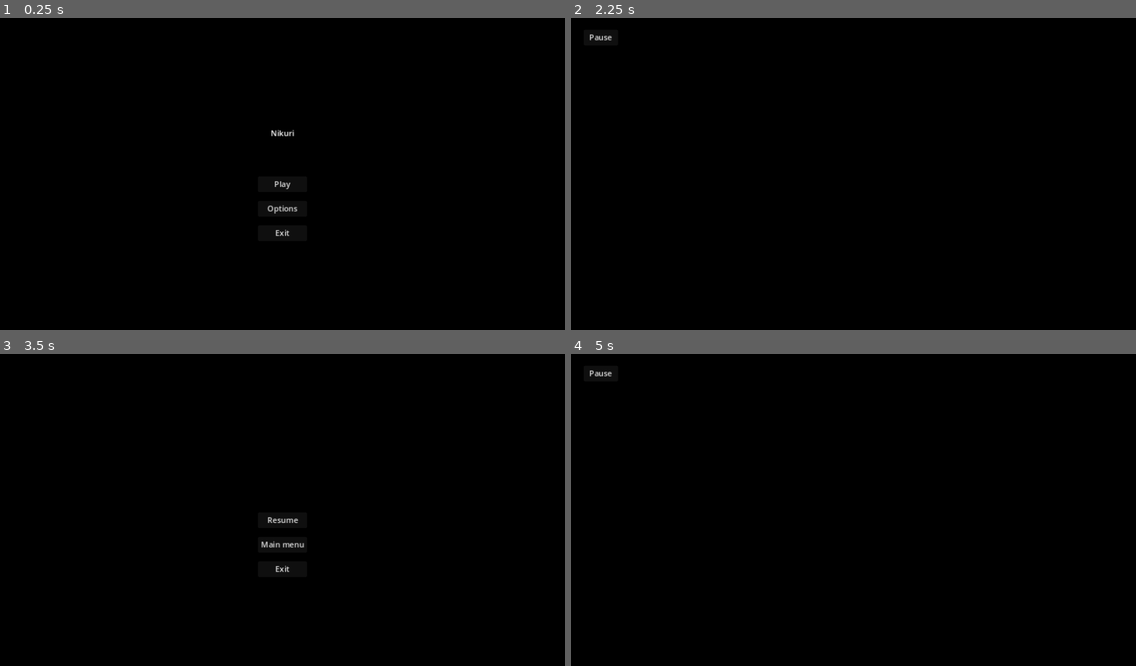
Above: before the commit, frames 1-4 (two rows, left to right).
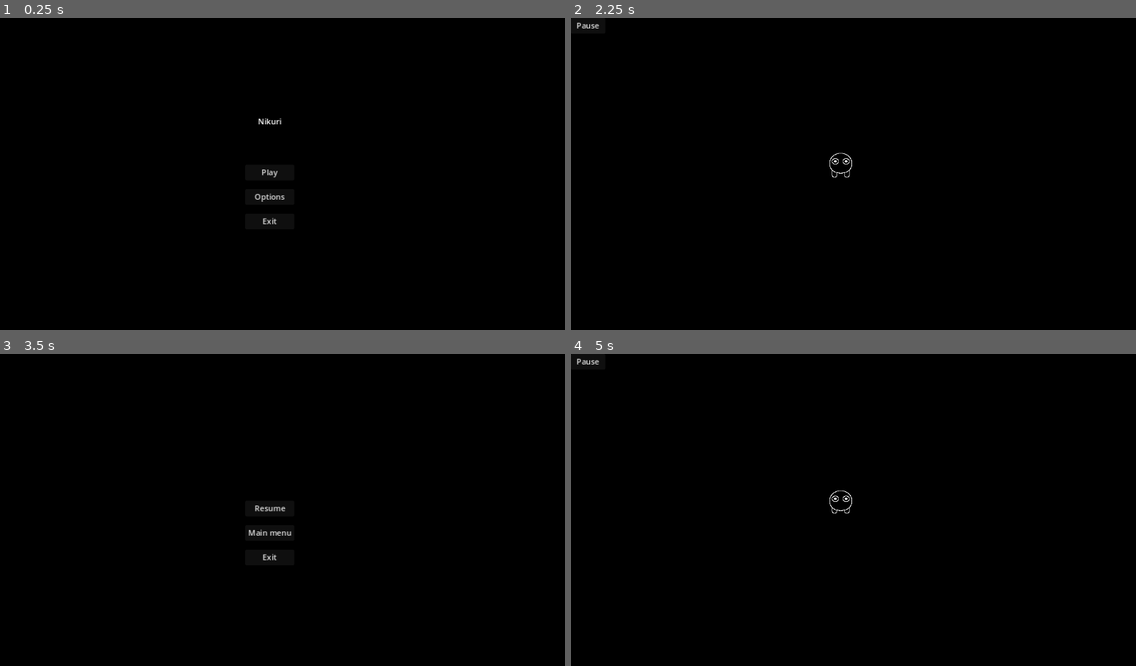
Above: after the commit, the same moments.

Repository: ondhan/nikuri
Game: Godot game, scene res://main_menu/main_menu.tscn
The game is run twice, just before and just after one commit, with the same random seed, the same clock (stepped at 60 frames per second) and the same inputs.
Inputs:
- Up to frame 1 (0.25 s): no input
- Up to frame 2 (2.25 s): click "Options" at 0.5 s; click "Back" at 1.25 s; click "Play" at 2 s
- Up to frame 3 (3.5 s): click "Pause" at 2.75 s
- Up to frame 4 (5 s): click "Main menu" at 3.5 s; click "Play" at 4.25 s

The runs differ from the first frame. In frame 1, 0.4% of the frame differs, in the area x 45-53%, y 32-70%; in frame 2, 0.2%; in frame 3, 0.4%; in frame 4, 0.2%.

Commit message:
Update 6 - player
- changed all screen views to default parameters
- added a player character with idle and movement animations
- added player movement control

Diff:
--- a/game_screen/game_screen.gd
+++ b/game_screen/game_screen.gd
@@ -1,9 +1,9 @@
 extends Node2D
 
 
-# Called when the node enters the scene tree for the first time.
+# called when the node enters the scene tree for the first time
 func _ready() -> void:
-	self.position = get_viewport_rect().size/2
+	pass
 
 
 # Called every frame. 'delta' is the elapsed time since the previous frame.
--- a/game_screen/game_screen.tscn
+++ b/game_screen/game_screen.tscn
@@ -1,9 +1,129 @@
-[gd_scene load_steps=3 format=3 uid="uid://djbvvtdb2q3hi"]
+[gd_scene load_steps=24 format=3 uid="uid://djbvvtdb2q3hi"]
 
 [ext_resource type="Script" path="res://game_screen/game_screen.gd" id="1_10y4f"]
+[ext_resource type="Script" path="res://game_screen/player.gd" id="2_2qj2a"]
 [ext_resource type="Script" path="res://game_screen/pause_screen.gd" id="2_boxpe"]
+[ext_resource type="Texture2D" uid="uid://beyx2gh8ex3yv" path="res://animations/nikuri/idle_down_1.png" id="3_vtwxv"]
+[ext_resource type="Texture2D" uid="uid://ybwygu7j4dyh" path="res://animations/nikuri/idle_down_2.png" id="4_a7lw7"]
+[ext_resource type="Texture2D" uid="uid://qw410us41lof" path="res://animations/nikuri/idle_down_3.png" id="5_nsvxn"]
+[ext_resource type="Texture2D" uid="uid://c328062qwcn8d" path="res://animations/nikuri/idle_left_1.png" id="8_bnvgw"]
+[ext_resource type="Texture2D" uid="uid://ubwkwlrjwd6y" path="res://animations/nikuri/idle_left_2.png" id="9_d7iuq"]
+[ext_resource type="Texture2D" uid="uid://bdoiwy5g26mu8" path="res://animations/nikuri/idle_up_1.png" id="9_fmf67"]
+[ext_resource type="Texture2D" uid="uid://cr8w7q0gpcgfs" path="res://animations/nikuri/idle_up_2.png" id="10_gll2u"]
+[ext_resource type="Texture2D" uid="uid://dyl0tadoarnxr" path="res://animations/nikuri/idle_left_3.png" id="10_qosl1"]
+[ext_resource type="Texture2D" uid="uid://c82l76juccawk" path="res://animations/nikuri/idle_up_3.png" id="11_3oboi"]
+[ext_resource type="Texture2D" uid="uid://brdqlo1fk3wo2" path="res://animations/nikuri/move_down_1.png" id="12_wsqfh"]
+[ext_resource type="Texture2D" uid="uid://o3n73sj7tj3g" path="res://animations/nikuri/move_down_2.png" id="13_7lyxb"]
+[ext_resource type="Texture2D" uid="uid://cuecw0bs2onnu" path="res://animations/nikuri/move_down_3.png" id="14_vm4ey"]
+[ext_resource type="Texture2D" uid="uid://cu0n3r8cmi6gy" path="res://animations/nikuri/move_left_1.png" id="17_kl3jg"]
+[ext_resource type="Texture2D" uid="uid://bdbf6rm0cjwwk" path="res://animations/nikuri/move_left_2.png" id="18_o453r"]
+[ext_resource type="Texture2D" uid="uid://boid02l0ul18w" path="res://animations/nikuri/move_up_1.png" id="18_r0opt"]
+[ext_resource type="Texture2D" uid="uid://ba6luu07nbii4" path="res://animations/nikuri/move_left_3.png" id="19_a3m8v"]
+[ext_resource type="Texture2D" uid="uid://6t2lu5dbq6uu" path="res://animations/nikuri/move_up_2.png" id="19_yaop3"]
+[ext_resource type="Texture2D" uid="uid://cclohf6wfikvs" path="res://animations/nikuri/move_up_3.png" id="20_drd7r"]
+
+[sub_resource type="SpriteFrames" id="SpriteFrames_ix62d"]
+animations = [{
+"frames": [{
+"duration": 1.0,
+"texture": ExtResource("3_vtwxv")
+}, {
+"duration": 1.0,
+"texture": ExtResource("4_a7lw7")
+}, {
+"duration": 1.0,
+"texture": ExtResource("3_vtwxv")
+}, {
+"duration": 1.0,
+"texture": ExtResource("5_nsvxn")
+}],
+"loop": true,
+"name": &"idle_down",
+"speed": 5.0
+}, {
+"frames": [{
+"duration": 1.0,
+"texture": ExtResource("8_bnvgw")
+}, {
+"duration": 1.0,
+"texture": ExtResource("9_d7iuq")
+}, {
+"duration": 1.0,
+"texture": ExtResource("8_bnvgw")
+}, {
+"duration": 1.0,
+"texture": ExtResource("10_qosl1")
+}],
+"loop": true,
+"name": &"idle_left",
+"speed": 5.0
+}, {
+"frames": [{
+"duration": 1.0,
+"texture": ExtResource("9_fmf67")
+}, {
+"duration": 1.0,
+"texture": ExtResource("10_gll2u")
+}, {
+"duration": 1.0,
+"texture": ExtResource("9_fmf67")
+}, {
+"duration": 1.0,
+"texture": ExtResource("11_3oboi")
+}],
+"loop": true,
+"name": &"idle_up",
+"speed": 5.0
+}, {
+"frames": [{
+"duration": 1.0,
+"texture": ExtResource("12_wsqfh")
+}, {
+"duration": 1.0,
+"texture": ExtResource("13_7lyxb")
+}, {
+"duration": 1.0,
+"texture": ExtResource("14_vm4ey")
+}],
+"loop": true,
+"name": &"move_down",
+"speed": 5.0
+}, {
+"frames": [{
+"duration": 1.0,
+"texture": ExtResource("17_kl3jg")
+}, {
+"duration": 1.0,
+"texture": ExtResource("18_o453r")
+}, {
+"duration": 1.0,
+"texture": ExtResource("19_a3m8v")
+}],
+"loop": true,
+"name": &"move_left",
+"speed": 5.0
+}, {
+"frames": [{
+"duration": 1.0,
+"texture": ExtResource("18_r0opt")
+}, {
+"duration": 1.0,
+"texture": ExtResource("19_yaop3")
+}, {
+"duration": 1.0,
+"texture": ExtResource("20_drd7r")
+}],
+"loop": true,
+"name": &"move_up",
+"speed": 5.0
+}]
+
+[sub_resource type="CapsuleShape2D" id="CapsuleShape2D_12a6m"]
+radius = 24.0
+height = 50.0
 
 [node name="GameScreen" type="Node2D"]
+position = Vector2(550, 300)
 script = ExtResource("1_10y4f")
 
 [node name="ColorRect" type="ColorRect" parent="."]
@@ -33,6 +153,18 @@
 grow_vertical = 2
 text = "Pause"
 
+[node name="Player" type="Area2D" parent="."]
+script = ExtResource("2_2qj2a")
+metadata/_edit_group_ = true
+
+[node name="AnimatedSprite2D" type="AnimatedSprite2D" parent="Player"]
+sprite_frames = SubResource("SpriteFrames_ix62d")
+animation = &"idle_left"
+autoplay = "idle_down"
+
+[node name="CollisionShape2D" type="CollisionShape2D" parent="Player"]
+shape = SubResource("CapsuleShape2D_12a6m")
+
 [node name="PauseScreen" type="Node2D" parent="."]
 process_mode = 2
 visible = false
--- a/game_screen/pause_screen.gd
+++ b/game_screen/pause_screen.gd
@@ -4,7 +4,7 @@
 
 # Called when the node enters the scene tree for the first time.
 func _ready() -> void:
-	pass # Replace with function body.
+	pass
 
 
 func _input(event):
--- /dev/null
+++ b/game_screen/player.gd
@@ -0,0 +1,58 @@
+extends Area2D
+
+
+@export var speed = 400 # how fast the player will move (pixels/sec)
+var screen_size # size of the game window
+var last_move_anim # last movement animation used
+
+
+# Called when the node enters the scene tree for the first time.
+func _ready() -> void:
+	screen_size = get_viewport_rect().size
+
+
+# Called every frame. 'delta' is the elapsed time since the previous frame.
+func _process(delta: float) -> void:
+	var velocity = Vector2.ZERO # The player's movement vector.
+	if Input.is_action_pressed("move_right"):
+		velocity.x += 1
+	if Input.is_action_pressed("move_left"):
+		velocity.x -= 1
+	if Input.is_action_pressed("move_down"):
+		velocity.y += 1
+	if Input.is_action_pressed("move_up"):
+		velocity.y -= 1
+
+	if velocity.length() > 0:
+		velocity = velocity.normalized() * speed
+		$AnimatedSprite2D.play()
+	else:
+		if last_move_anim == "right":
+			$AnimatedSprite2D.animation = "idle_left"
+		elif last_move_anim == "left":
+			$AnimatedSprite2D.animation = "idle_left"
+		elif last_move_anim == "down":
+			$AnimatedSprite2D.animation = "idle_down"
+		elif last_move_anim == "up":
+			$AnimatedSprite2D.animation = "idle_up"
+
+	position += velocity * delta
+	#position.x = clamp(position.x, 0, screen_size.x)
+	#position.y = clamp(position.y, 0, screen_size.y)
+
+	if velocity.x != 0:
+		if Input.is_action_pressed("move_right"):
+			$AnimatedSprite2D.flip_h = true
+			$AnimatedSprite2D.animation = "move_left"
+			last_move_anim = "right"
+		if Input.is_action_pressed("move_left"):
+			$AnimatedSprite2D.flip_h = false
+			$AnimatedSprite2D.animation = "move_left"
+			last_move_anim = "left"
+	elif velocity.y != 0:
+		if Input.is_action_pressed("move_down"):
+			$AnimatedSprite2D.animation = "move_down"
+			last_move_anim = "down"
+		if Input.is_action_pressed("move_up"):
+			$AnimatedSprite2D.animation = "move_up"
+			last_move_anim = "up"
--- a/main_menu/main_menu.gd
+++ b/main_menu/main_menu.gd
@@ -2,7 +2,6 @@
 
 # Called when the node enters the scene tree for the first time.
 func _ready() -> void:
-	self.position = get_viewport_rect().size/2
 	pass # Replace with function body.
 
 
--- a/main_menu/main_menu.tscn
+++ b/main_menu/main_menu.tscn
@@ -3,6 +3,7 @@
 [ext_resource type="Script" path="res://main_menu/main_menu.gd" id="1_wckvx"]
 
 [node name="MainMenu" type="Node2D"]
+position = Vector2(550, 300)
 script = ExtResource("1_wckvx")
 
 [node name="ColorRect" type="ColorRect" parent="."]
--- a/options_menu/options_menu.gd
+++ b/options_menu/options_menu.gd
@@ -3,7 +3,6 @@
 
 # Called when the node enters the scene tree for the first time.
 func _ready() -> void:
-	self.position = get_viewport_rect().size/2
 	pass # Replace with function body.
 
 
--- a/options_menu/options_menu.tscn
+++ b/options_menu/options_menu.tscn
@@ -3,6 +3,7 @@
 [ext_resource type="Script" path="res://options_menu/options_menu.gd" id="1_uhb8j"]
 
 [node name="OptionsMenu" type="Node2D"]
+position = Vector2(550, 300)
 script = ExtResource("1_uhb8j")
 
 [node name="ColorRect" type="ColorRect" parent="."]
--- a/project.godot
+++ b/project.godot
@@ -26,3 +26,27 @@
 "events": [Object(InputEventKey,"resource_local_to_scene":false,"resource_name":"","device":-1,"window_id":0,"alt_press …(195 unchanged characters)…
 ]
 }
+move_right={
+"deadzone": 0.5,
+"events": [Object(InputEventKey,"resource_local_to_scene":false,"resource_name":"","device":-1,"window_id":0,"alt_pressed":false,"shift_pressed":false,"ctrl_pressed":false,"meta_pressed":false,"pressed":false,"keycode":0,"physical_keycode":68,"key_label":0,"unicode":100,"location":0,"echo":false,"script":null)
+, Object(InputEventKey,"resource_local_to_scene":false,"resource_name":"","device":-1,"window_id":0,"alt_pressed":false,"shift_pressed":false,"ctrl_pressed":false,"meta_pressed":false,"pressed":false,"keycode":0,"physical_keycode":4194321,"key_label":0,"unicode":0,"location":0,"echo":false,"script":null)
+]
+}
+move_left={
+"deadzone": 0.5,
+"events": [Object(InputEventKey,"resource_local_to_scene":false,"resource_name":"","device":-1,"window_id":0,"alt_pressed":false,"shift_pressed":false,"ctrl_pressed":false,"meta_pressed":false,"pressed":false,"keycode":0,"physical_keycode":65,"key_label":0,"unicode":97,"location":0,"echo":false,"script":null)
+, Object(InputEventKey,"resource_local_to_scene":false,"resource_name":"","device":-1,"window_id":0,"alt_pressed":false,"shift_pressed":false,"ctrl_pressed":false,"meta_pressed":false,"pressed":false,"keycode":0,"physical_keycode":4194319,"key_label":0,"unicode":0,"location":0,"echo":false,"script":null)
+]
+}
+move_up={
+"deadzone": 0.5,
+"events": [Object(InputEventKey,"resource_local_to_scene":false,"resource_name":"","device":-1,"window_id":0,"alt_pressed":false,"shift_pressed":false,"ctrl_pressed":false,"meta_pressed":false,"pressed":false,"keycode":0,"physical_keycode":87,"key_label":0,"unicode":119,"location":0,"echo":false,"script":null)
+, Object(InputEventKey,"resource_local_to_scene":false,"resource_name":"","device":-1,"window_id":0,"alt_pressed":false,"shift_pressed":false,"ctrl_pressed":false,"meta_pressed":false,"pressed":false,"keycode":0,"physical_keycode":4194320,"key_label":0,"unicode":0,"location":0,"echo":false,"script":null)
+]
+}
+move_down={
+"deadzone": 0.5,
+"events": [Object(InputEventKey,"resource_local_to_scene":false,"resource_name":"","device":-1,"window_id":0,"alt_pressed":false,"shift_pressed":false,"ctrl_pressed":false,"meta_pressed":false,"pressed":false,"keycode":0,"physical_keycode":83,"key_label":0,"unicode":115,"location":0,"echo":false,"script":null)
+, Object(InputEventKey,"resource_local_to_scene":false,"resource_name":"","device":-1,"window_id":0,"alt_pressed":false,"shift_pressed":false,"ctrl_pressed":false,"meta_pressed":false,"pressed":false,"keycode":0,"physical_keycode":4194322,"key_label":0,"unicode":0,"location":0,"echo":false,"script":null)
+]
+}
Binary file added: animations/nikuri/idle_down_1.png
Not shown, added: animations/nikuri/idle_down_1.png.import
Binary file added: animations/nikuri/idle_down_2.png
Not shown, added: animations/nikuri/idle_down_2.png.import
Binary file added: animations/nikuri/idle_down_3.png
Not shown, added: animations/nikuri/idle_down_3.png.import
Binary file added: animations/nikuri/idle_left_1.png
Not shown, added: animations/nikuri/idle_left_1.png.import
Binary file added: animations/nikuri/idle_left_2.png
Not shown, added: animations/nikuri/idle_left_2.png.import
Binary file added: animations/nikuri/idle_left_3.png
Not shown, added: animations/nikuri/idle_left_3.png.import
(and 24 more such lines)
